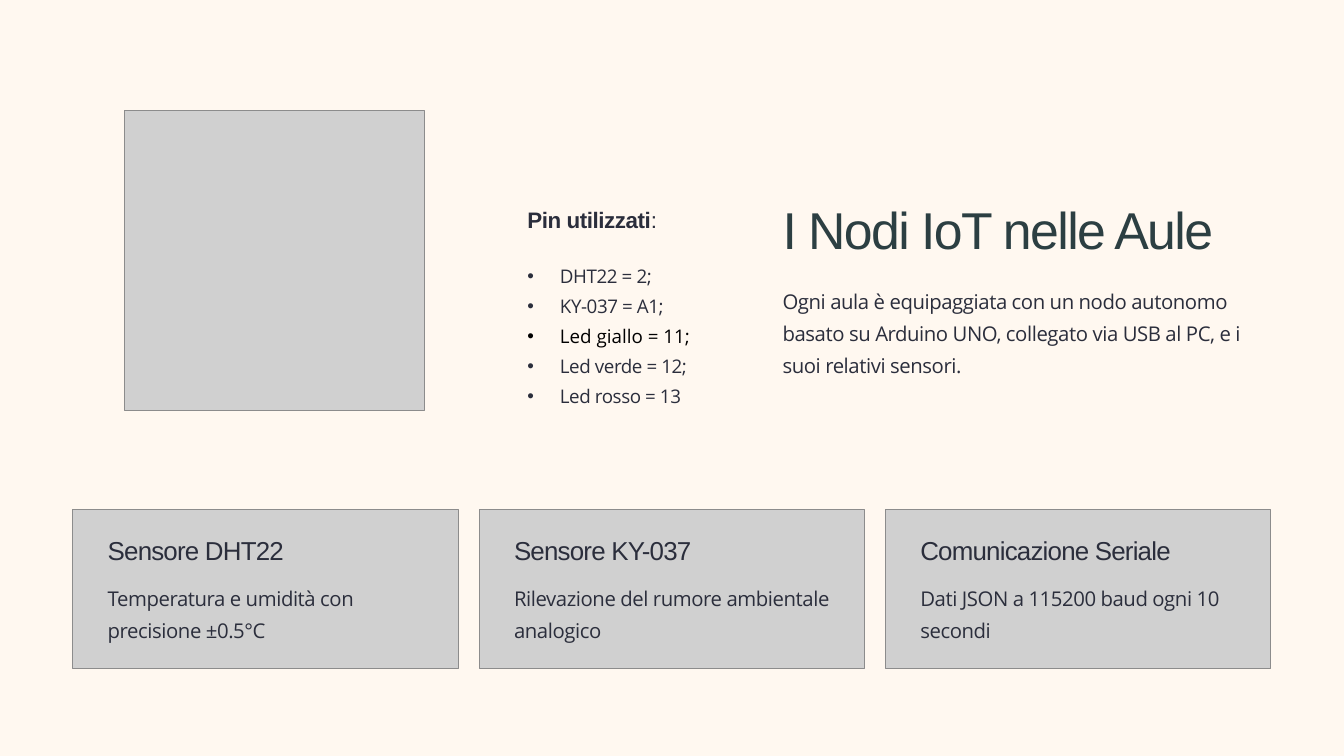
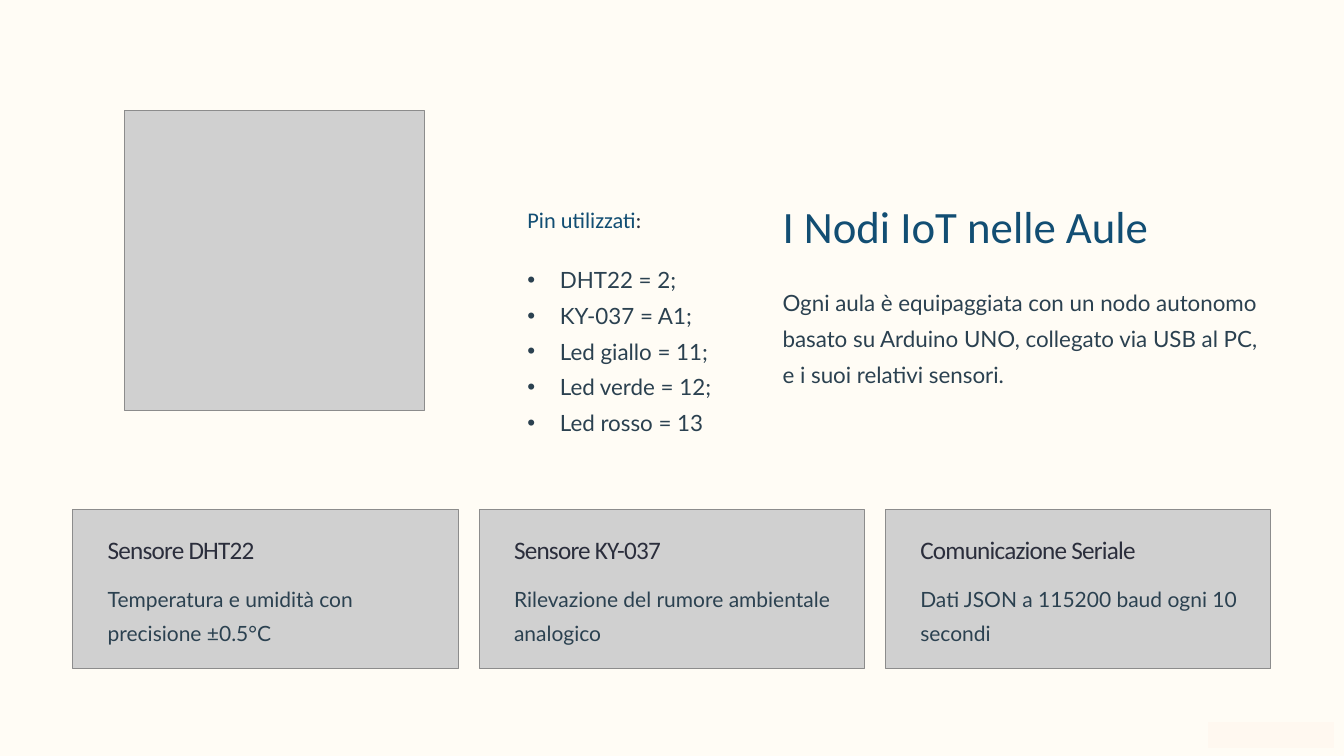
Before and after one commit to leolevro00/Smart-Study-Rooms, a slide deck: slide 10 of presentation/Smart-Study-Rooms.pptx (slide 6 before the commit). Drawn at 1344x756 pixels with LibreOffice and Linux fonts; fonts in the diff are those of the drawing; grey boxes stand for pictures; background and template pictures are left out. Boxes give left, top, right and bottom in pixels: in the first picture for what was removed or moved away, otherwise in the second. Text is boxed around its words. In the diff, an @@ line names an element or a change of style, - is before the commit and + after.

```diff
--- a/presentation/Smart-Study-Rooms.pptx
+++ b/presentation/Smart-Study-Rooms.pptx
@@ background #FFFFFF to #000000 @@
@@ rectangle at (0,0,1344,756): fill #FFF8F0 to #FFFCF5 @@
@@ text "Pin utilizzati:" at (527,212,642,228): font Arial to Calibri, text colour #2B2E3C to #124E73, letter spacing -0.3 to 0 pt, bold off @@
@@ text "I Nodi IoT nelle Aule" at (783,212,1148,244): size 37 to 32 pt, font Arial to Calibri, text colour #2C3F42 to #124E73, letter spacing -1.1 to 0 pt @@
@@ text "DHT22 = 2;" at (560,271,711,431): size 13.4 to 16 pt, font Open Sans to Lato; text colour #2B2E3C to #2B4150, letter spacing -0.3 to 0 pt in "DHT22 = 2;", "KY-037 = A1;", "Led verde = 12;", "Led rosso = 13"; text colour #000000 to #2B4150 in "Led giallo = 11;" @@
@@ text "Ogni aula è equipaggiata con ..." at (783,294,1257,383): size 14.5 to 16 pt, font Open Sans to Lato, text colour #2B2E3C to #2B4150, letter spacing -0.3 to 0 pt @@
@@ size 18.5 to 18 pt, font Arial to Calibri in 3 elements at (108,542,255,559), (514,542,661,559), (920,541,1135,559) @@
@@ size 14.5 to 15 pt, font Open Sans to Lato, text colour #2B2E3C to #2B4150, letter spacing -0.3 to 0 pt in 3 elements at (108,591,352,645), (514,591,830,645), (920,591,1236,641) @@
```
Also in this commit, not shown: 4 other slides changed, 8 slides added, 4 slides removed.
